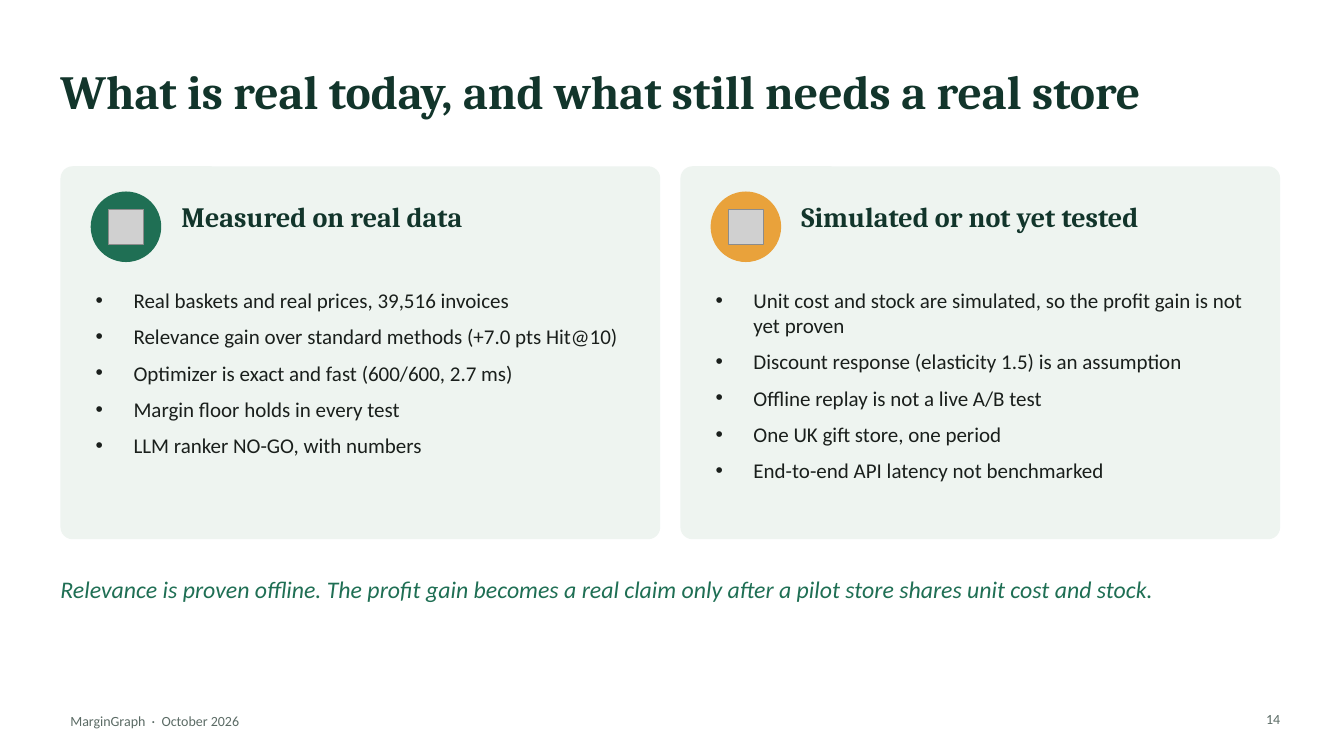
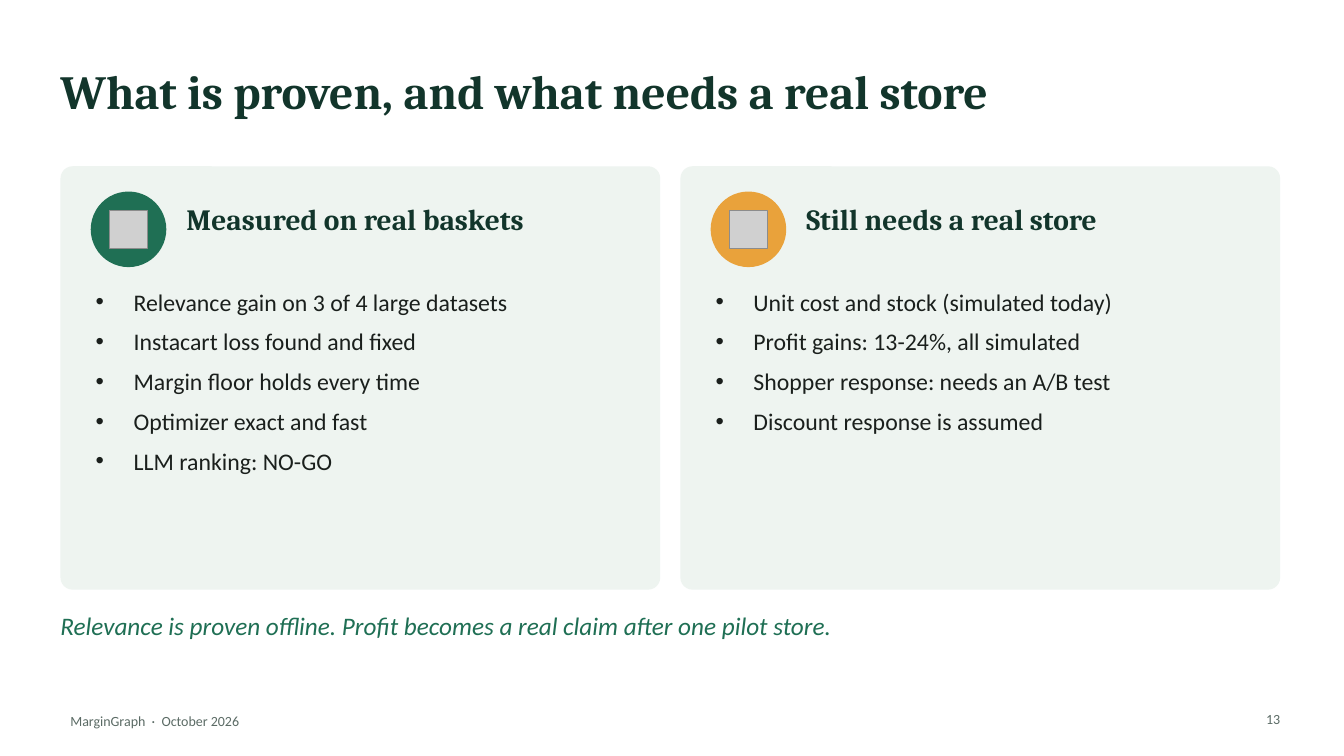
Before and after one commit to Sanskar1724/MarginGraph, a slide deck: slide 13 of docs/deck/MarginGraph_pitch_deck.pptx (slide 14 before the commit). Drawn at 1344x756 pixels with LibreOffice and Linux fonts; fonts in the diff are those of the drawing; grey boxes stand for pictures. Boxes give left, top, right and bottom in pixels: in the first picture for what was removed or moved away, otherwise in the second. Text is boxed around its words. In the diff, an @@ line names an element or a change of style, - is before the commit and + after.

Commit message:
Deck: rebuild as a 14-slide visual deck with the five-dataset, Instacart-fix, store-simulation and Ta Feng cost results

```diff
--- a/docs/deck/MarginGraph_pitch_deck.pptx
+++ b/docs/deck/MarginGraph_pitch_deck.pptx
@@ title at [60, 76, 988, 119]: text changed @@
-What is real today, and what still needs a real store
+What is proven, and what needs a real store
@@ rounded rectangle: place and size @@
-rounded rectangle at [60, 166, 660, 539]
+rounded rectangle at [60, 166, 660, 590]
@@ rounded rectangle at [60, 166, 660, 590]: proportions changed @@
@@ rounded rectangle at [681, 166, 1280, 590]: proportions changed @@
@@ rounded rectangle: place and size @@
-rounded rectangle at [681, 166, 1280, 539]
+rounded rectangle at [681, 166, 1280, 590]
@@ ellipse: place and size @@
-ellipse at [91, 192, 161, 262]
+ellipse at [91, 192, 166, 267]
@@ text at [186, 209, 524, 231]: text changed; size 20 to 21 pt @@
-Measured on real data
+Measured on real baskets
@@ ellipse: place and size @@
-ellipse at [711, 192, 781, 262]
+ellipse at [711, 192, 786, 267]
@@ text at [806, 209, 1097, 231]: text changed; size 20 to 21 pt @@
-Simulated or not yet tested
+Still needs a real store
@@ picture: place and size @@
-picture at [108, 210, 143, 245]
+picture at [110, 211, 148, 249]
@@ picture: place and size @@
-picture at [728, 210, 763, 245]
+picture at [730, 211, 768, 249]
@@ text at [134, 294, 507, 474]: text changed; size 15 to 17 pt @@
-• Real baskets and real prices, 39,516 invoices
-• Relevance gain over standard methods (+7.0 pts Hit@10)
-• Optimizer is exact and fast (600/600, 2.7 ms)
-• Margin floor holds in every test
-• LLM ranker NO-GO, with numbers
+• Relevance gain on 3 of 4 large datasets
+• Instacart loss found and fixed
+• Margin floor holds every time
+• Optimizer exact and fast
+• LLM ranking: NO-GO
@@ text at [753, 294, 1112, 434]: text changed; size 15 to 17 pt @@
-• Unit cost and stock are simulated, so the profit gain is not yet proven
-• Discount response (elasticity 1.5) is an assumption
-• Offline replay is not a live A/B test
-• One UK gift store, one period
-• End-to-end API latency not benchmarked
+• Unit cost and stock (simulated today)
+• Profit gains: 13-24%, all simulated
+• Shopper response: needs an A/B test
+• Discount response is assumed
@@ text at [60, 617, 831, 639]: text changed; size 17 to 18 pt @@
-Relevance is proven offline. The profit gain becomes a real claim only after a pilot store shares unit cost and stock.
+Relevance is proven offline. Profit becomes a real claim after one pilot store.
@@ page number at [1266, 715, 1280, 724]: text changed @@
-14
+13
```
Also in this commit, not shown: 8 other slides changed, 5 slides added, 6 slides removed, 2 other files.
